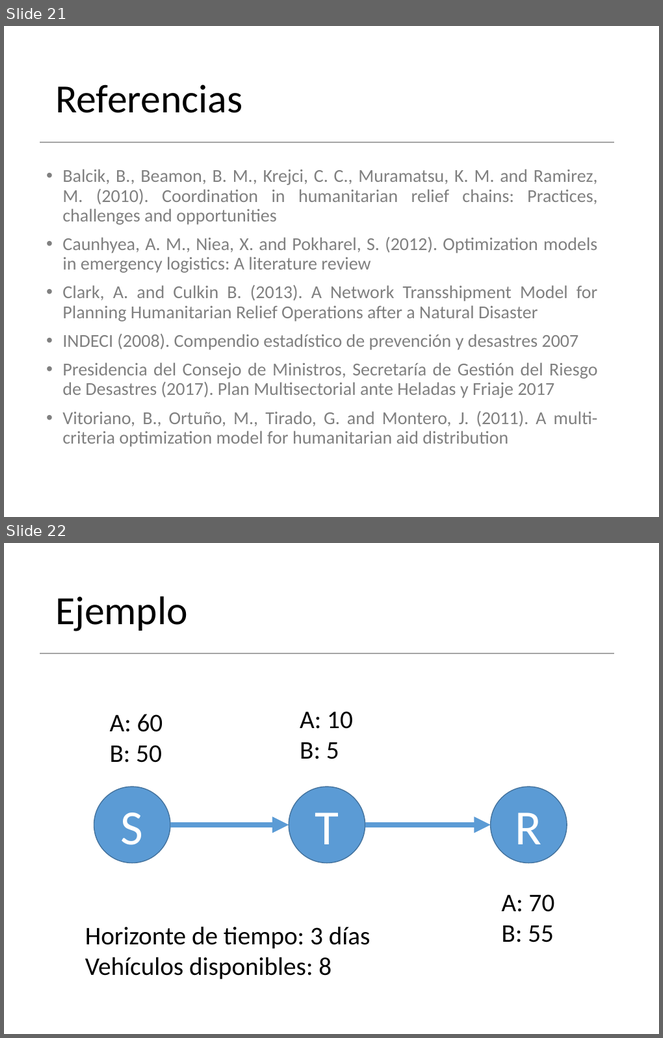
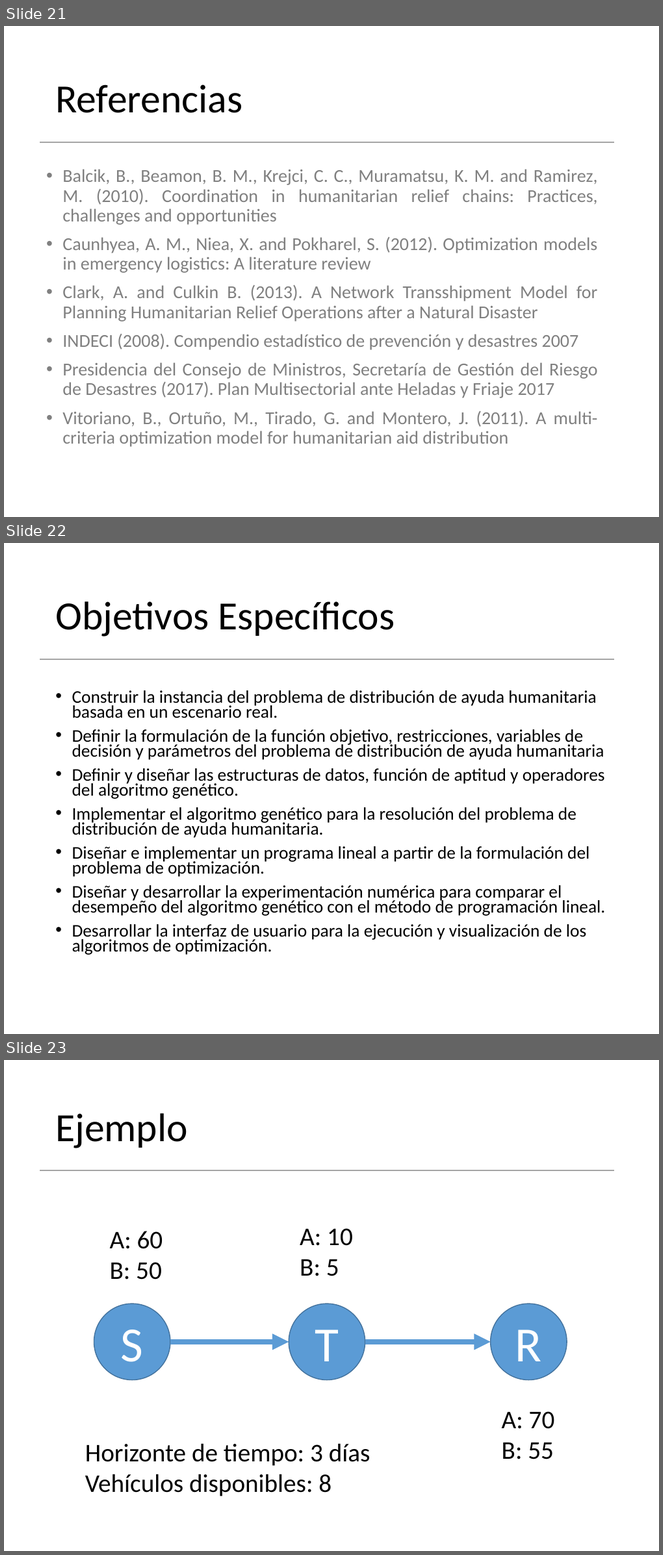
Before and after one commit to Robert-Aduviri/optimizacion-heladas-friaje, a slide deck: documentos/Presentación - Semana 2.pptx. Shown one above the other, each under a label of ours: slides 21 and 22 before the commit, slides 21, 22 and 23 after it. The pictures are 663x1038 and 663x1555 pixels, drawn with LibreOffice and Linux fonts; fonts in the diff are those of the drawing. Boxes give left, top, right and bottom in pixels: in the first picture for what was removed or moved away, otherwise in the second. Text is boxed around its words. In the diff, an @@ line names an element or a change of style, - is before the commit and + after.

```diff
--- a/documentos/Presentación - Semana 2.pptx
+++ b/documentos/Presentación - Semana 2.pptx
@@ slide 22 added at box(4, 543, 659, 1034), background #FFFFFF @@
@@ title added at box(55, 601, 395, 637), 44 pt, text #000000 @@
+Objetivos Específicos
@@ line added from (40, 659) to (614, 659), #A5A5A5 1.5 pt @@
@@ text added at box(72, 691, 605, 955), 19.6 pt, text #000000 @@
+• Construir la instancia del problema de distribución de ayuda humanitaria basada en un escenario real.
+• Definir la formulación de la función objetivo, restricciones, variables de decisión y parámetros del problema de distribución de ayuda humanitaria
+• Definir y diseñar las estructuras de datos, función de aptitud y operadores del algoritmo genético.
+• Implementar el algoritmo genético para la resolución del problema de distribución de ayuda humanitaria.
+• Diseñar e implementar un programa lineal a partir de la formulación del problema de optimización.
+• Diseñar y desarrollar la experimentación numérica para comparar el desempeño del algoritmo genético con el método de programación lineal.
+• Desarrollar la interfaz de usuario para la ejecución y visualización de los algoritmos de optimización.
@@ what was slide 22 is now slide 23 @@
```
Also in this commit, not shown: 2 slides changed, 1 other slide added, 1 slide removed, 2 other files.
